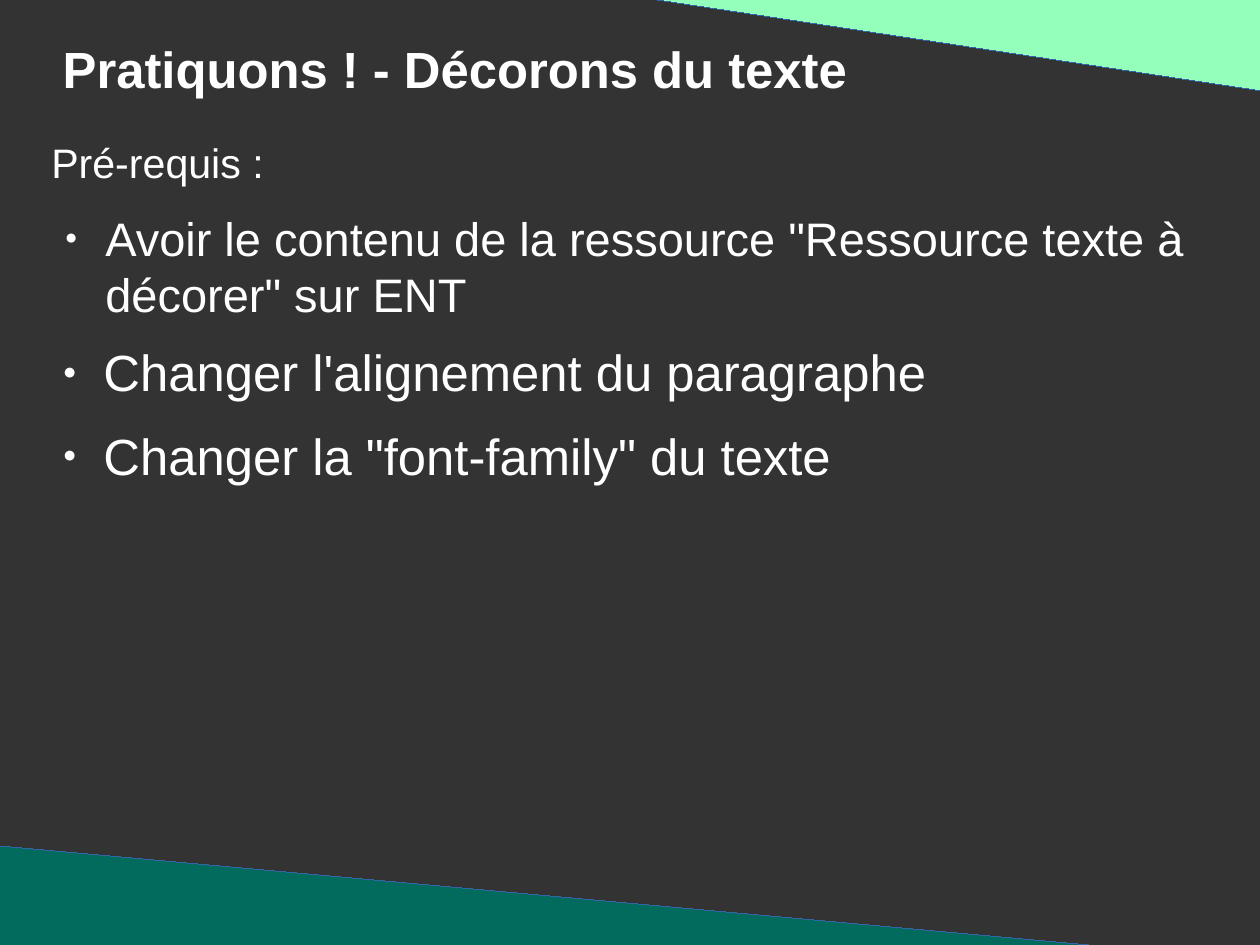
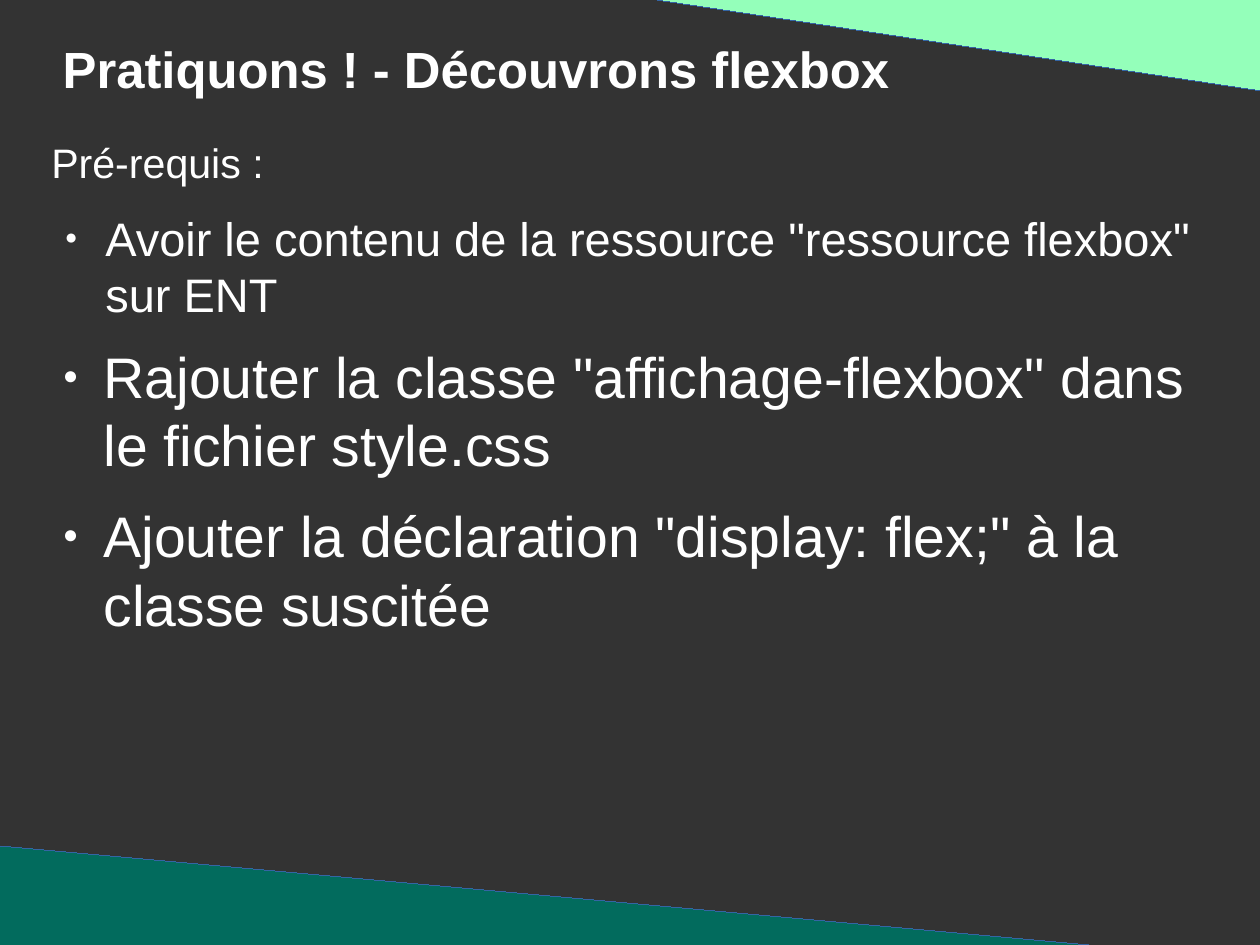
Before and after one commit to DanYellow/presentations, a slide deck: slide 88 of mmi/html/travaux-pratiques/numero-2/presentation.odp (slide 86 before the commit). Drawn at 1260x945 pixels with LibreOffice and Linux fonts; fonts in the diff are those of the drawing. Boxes give left, top, right and bottom in pixels: in the first picture for what was removed or moved away, otherwise in the second. Text is boxed around its words. In the diff, an @@ line names an element or a change of style, - is before the commit and + after.

```diff
--- a/mmi/html/travaux-pratiques/numero-2/presentation.odp
+++ b/mmi/html/travaux-pratiques/numero-2/presentation.odp
@@ title at (63,50,889,98): text changed @@
-Pratiquons ! - Décorons du texte
+Pratiquons ! - Découvrons flexbox
@@ text at (105,222,1189,313): text changed @@
-● Avoir le contenu de la ressource "Ressource texte à décorer" sur ENT
+● Avoir le contenu de la ressource "ressource flexbox" sur ENT
@@ text at (103,356,1184,627): text changed; size 32 to 36 pt @@
-● Changer l'alignement du paragraphe
-● Changer la "font-family" du texte
+● Rajouter la classe "affichage-flexbox" dans le fichier style.css
+● Ajouter la déclaration "display: flex;" à la classe suscitée
```
Also in this commit, not shown: 5 other slides changed, 31 slides added, 9 slides removed, 10 other files.
